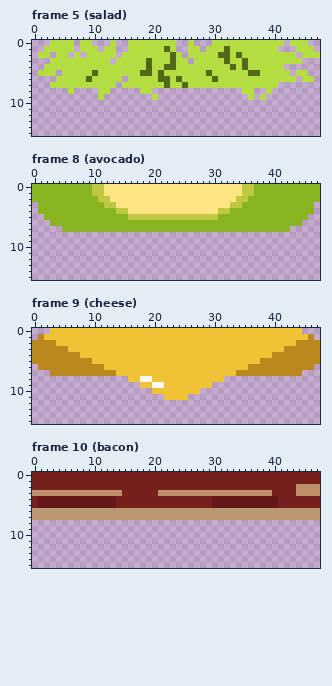
A pixel-art file gets an edit: assets/ingredients.ase. The picture above is the old version.
48x16 pixels, 16 frames. Shown: frame 5 (salad), frame 8 (avocado), frame 9 (cheese), frame 10 (bacon). The commit also changed other frames, which this record leaves out.
The same view after the edit:
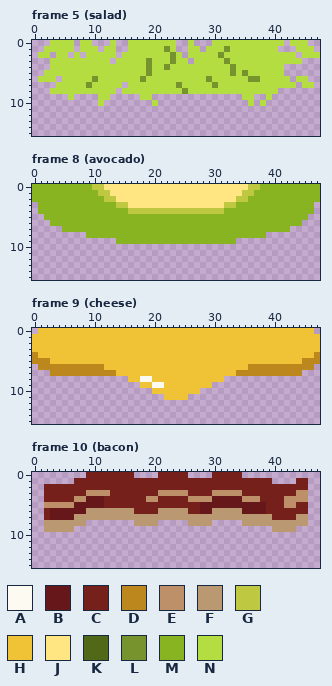
Palette (. is transparent): A #fdfaf1  B #66171a  C #75201b  D #bc871d  E #bd9069  F #ba9872  G #bec841  H #f0c336  J #ffe682  K #516818  L #76932d  M #88b421  N #b4dd41
Change:
--- frame 5 (salad)
@@ x 0..47 @@
  0 ...NNNN.NN...N..NNNNNNNN..N...NNNNNNNNNNNN.NNN..
- 1 ..NNNNN.NNN.NN..NNNNNNKN..NN.NNNKNNNNNNNN...NNN.
- 2 .NN.NN.N.NNNNN.NNNNNNNNKN.NNNNNKKNKNNNNNNNNN.NNN
- 3 ...NNNNNNNNNN.NNNNNKNNNKNN.NNNNNKNNKNNNNNNNNN...
- 4 ..NNNNNNNNNNNNNNNNNKNNKKNNNNNNNNNKNKNNNNNN......
- 5 .NNN.NNNNNKNNNNNNNKKNKNNNNNNNKNNNNNNKKNNNNN.NN..
- 6 ....NNNNNKNNNNN.NNNNNKKNKNNNNNKNNNNNNNNNNNNN.NN.
- 7 ...NNNNNNNNNNN.NNNNNNNKNNKNNNNNNNNNNNNNNN.......
- 8 ......N....NN.....NN...............NN..N........
- 9 ...........N........N...............N.N.........
-10 ................................................
+ 1 ..NNNNN.NNN.NN..NNNNNNLN..NN.NNNLNNNNNNNN...NNN.
+ 2 .NN.NN.N.NNNNN.NNNNNNNNLN.NNNNNLNNNNNNNNNNNN.NNN
+ 3 ...NNNNNNNNNN.NNNNNLNNNLNN.NNNNNLNNNNNNNNNNNN...
+ 4 ...NNNNNNNNNNNNNNNNLNNLNNNNNNNNNNLNNNNNNNN......
+ 5 ..NNNNNNNNNNNNNNNNNLNNNNNNNNNNNNNLNLNNNNNN......
+ 6 .NNN.NNNNNLNNNNNNNLNNNNNNNNNNLNNNNNNLLNNNNN.NN..
+ 7 ....NNNNNLNNNNN.NNNNNNNNLNNNNNLNNNNNNNNNNNNN.NN.
+ 8 ...NNNNNNNNNNN.NNNNNNNNNNLNNNNNNNNNNNNNNN.......
+ 9 ......N....NN.....NN...............NN..N........
+10 ...........N........N...............N.N.........
 11 ................................................
--- frame 8 (avocado)
@@ x 0..47 @@
- 0 MMMMMMMMMMGGJJJJJJJJJJJJJJJJJJJJJJJGGMMMMMMMMMMM
- 1 MMMMMMMMMMGGJJJJJJJJJJJJJJJJJJJJJJJGGMMMMMMMMMMM
- 2 MMMMMMMMMMMGGJJJJJJJJJJJJJJJJJJJJJGGMMMMMMMMMMMM
- 3 .MMMMMMMMMMMGGJJJJJJJJJJJJJJJJJJJGGMMMMMMMMMMMM.
- 4 .MMMMMMMMMMMMMGGJJJJJJJJJJJJJJJGGMMMMMMMMMMMMMM.
- 5 ..MMMMMMMMMMMMMMGGGGGGGGGGGGGGGMMMMMMMMMMMMMMM..
+ 0 MMMMMMMMMMGGJJJJJJJJJJJJJJJJJJJJJJJJGGMMMMMMMMMM
+ 1 MMMMMMMMMMMGGJJJJJJJJJJJJJJJJJJJJJJGGMMMMMMMMMMM
+ 2 MMMMMMMMMMMMGGJJJJJJJJJJJJJJJJJJJJGGMMMMMMMMMMMM
+ 3 .MMMMMMMMMMMMMGGJJJJJJJJJJJJJJJJGGMMMMMMMMMMMMM.
+ 4 .MMMMMMMMMMMMMMMGGGGGGGGGGGGGGGGMMMMMMMMMMMMMMM.
+ 5 ..MMMMMMMMMMMMMMMMMMMMMMMMMMMMMMMMMMMMMMMMMMMM..
  6 ...MMMMMMMMMMMMMMMMMMMMMMMMMMMMMMMMMMMMMMMMMM...
  7 .....MMMMMMMMMMMMMMMMMMMMMMMMMMMMMMMMMMMMMM.....
- 8 ................................................
- 9 ................................................
+ 8 .........MMMMMMMMMMMMMMMMMMMMMMMMMMMMMM.........
+ 9 ..............MMMMMMMMMMMMMMMMMMMM..............
 10 ................................................
--- frame 9 (cheese)
@@ x 0..47 @@
- 0 ...HHHHHHHHHHHHHHHHHHHHHHHHHHHHHHHHHHHHHHHHHH...
- 1 .DHHHHHHHHHHHHHHHHHHHHHHHHHHHHHHHHHHHHHHHHHHHHD.
- 2 DDDDHHHHHHHHHHHHHHHHHHHHHHHHHHHHHHHHHHHHHHHHDDDD
- 3 DDDDDDHHHHHHHHHHHHHHHHHHHHHHHHHHHHHHHHHHHHDDDDDD
- 4 DDDDDDDDHHHHHHHHHHHHHHHHHHHHHHHHHHHHHHHHDDDDDDDD
- 5 DDDDDDDDDDHHHHHHHHHHHHHHHHHHHHHHHHHHHHDDDDDDDDDD
+ 0 .HHHHHHHHHHHHHHHHHHHHHHHHHHHHHHHHHHHHHHHHHHHHHH.
+ 1 HHHHHHHHHHHHHHHHHHHHHHHHHHHHHHHHHHHHHHHHHHHHHHHH
+ 2 HHHHHHHHHHHHHHHHHHHHHHHHHHHHHHHHHHHHHHHHHHHHHHHH
+ 3 HHHHHHHHHHHHHHHHHHHHHHHHHHHHHHHHHHHHHHHHHHHHHHHH
+ 4 DHHHHHHHHHHHHHHHHHHHHHHHHHHHHHHHHHHHHHHHHHHHHHHD
+ 5 DDDHHHHHHHHHHHHHHHHHHHHHHHHHHHHHHHHHHHHHHHHHHDDD
  6 .DDDDDDDDDDDHHHHHHHHHHHHHHHHHHHHHHHHDDDDDDDDDDD.
--- frame 10 (bacon)
@@ x 0..47 @@
- 0 CCCCCCCCCCCCCCCCCCCCCCCCCCCCCCCCCCCCCCCCCCCCCCCC
- 1 CCCCCCCCCCCCCCCCCCCCCCCCCCCCCCCCCCCCCCCCCCCCCCCC
- 2 CCCCCCCCCCCCCCCCCCCCCCCCCCCCCCCCCCCCCCCCCCCCEEEE
- 3 EEEEEEEEEEEEEEECCCCCCEEEEEEEEEEEEEEEEEEECCCCEEEE
- 4 CBBBBBBBBBBBBBCCCCCCCCCCCCCCCCBBBBBBBBBBBCCCCCCC
- 5 CBBBBBBBBBBBBBCCCCCCCCCCCCCCCCBBBBBBBBBBBCCCCCCC
- 6 FFFFFFFFFFFFFFFFFFFFFFFFFFFFFFFFFFFFFFFFFFFFFFFF
- 7 FFFFFFFFFFFFFFFFFFFFFFFFFFFFFFFFFFFFFFFFFFFFFFFF
- 8 ................................................
- 9 ................................................
+ 0 .........CCCCCCCC....CCCCC....CCCCC.............
+ 1 .......CCCCCCCCCCCCCCCCCCCCCCCCCCCCCCCCC....CC..
+ 2 ..CCCCCCCCCCCCCCCCCCCCCCCCCCCCCCCCCCCCCCCCCCCC..
+ 3 ..CCCCCCCEEEECCCCCCCCEEEEECCCCEEEEECCCCCCCCCEE..
+ 4 ..CCCCCEEBBBCCCCCCCEECCCCCEEEEBBBBBEEECCCCEEEE..
+ 5 ..EEEEEBBBBBCCCCCCCCCCCCCCCCBBBBBBBBBBBCCCEECC..
+ 6 ..CBBBBBBFFFFFFFFCCCCFFFFFCCBBFFFFFBBBBCCCCCCC..
+ 7 ..CBBBBFFFFFFFFFFFFFFFFFFFFFFFFFFFFFFFFFCCCCFF..
+ 8 ..FFFFFFF........FFFF.....FFFF.....FFFFFFFFFFF..
+ 9 ..FFFFF.................................FFFF....
 10 ................................................
